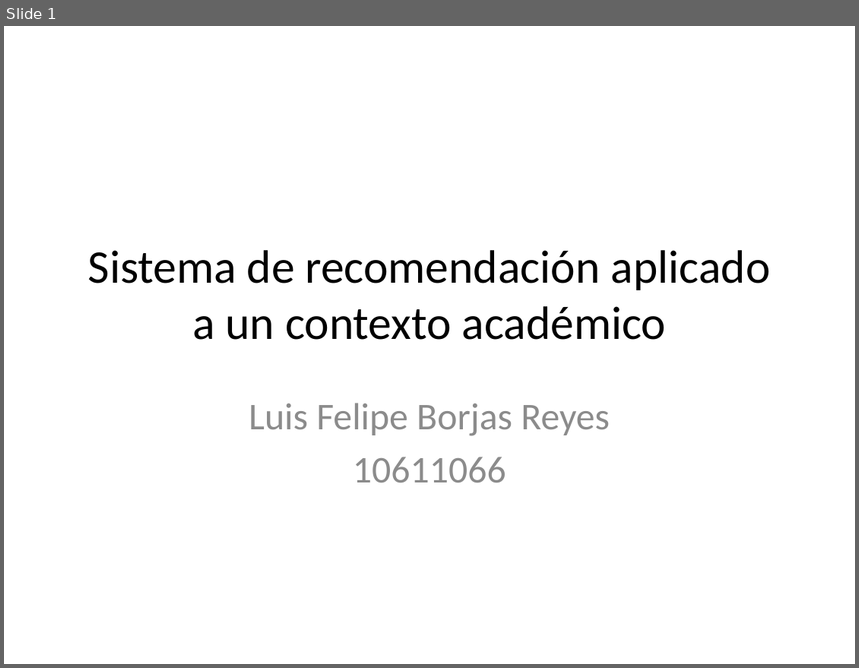
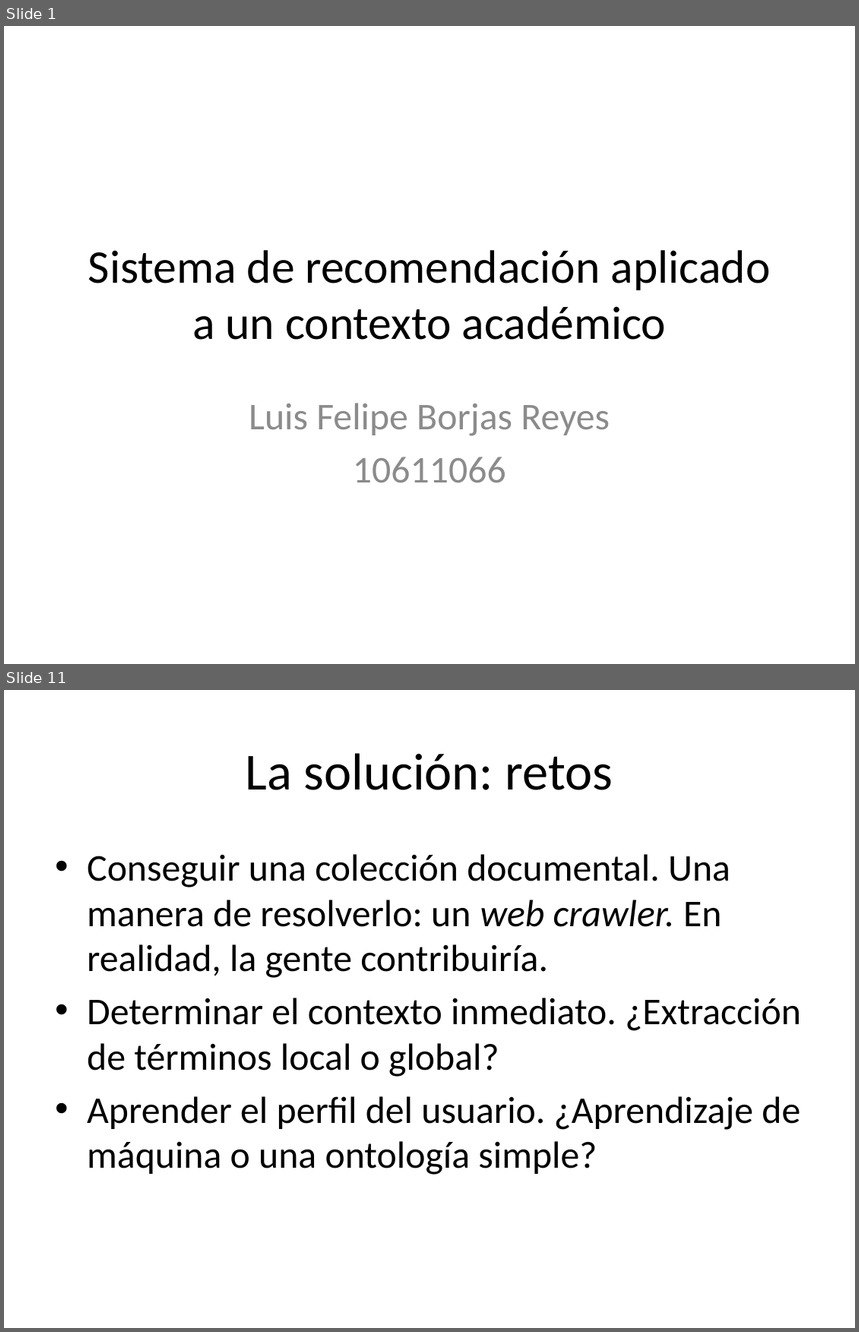
Before and after one commit to lfborjas/Lebrixen, a slide deck: Expo.pptx. Shown one above the other, each under a label of ours: slide 1 before the commit, slides 1 and 11 after it; the slides between them are not shown. The pictures are 859x668 and 859x1332 pixels, drawn with LibreOffice and Linux fonts; fonts in the diff are those of the drawing. Boxes give left, top, right and bottom in pixels: in the first picture for what was removed or moved away, otherwise in the second. Text is boxed around its words. In the diff, an @@ line names an element or a change of style, - is before the commit and + after.

```diff
--- a/Expo.pptx
+++ b/Expo.pptx
@@ slide 11 added at <box>4,690,855,1328</box>, background #FFFFFF @@
@@ title added at <box>246,753,614,790</box>, 44 pt, text #000000 @@
+La solución: retos
@@ text added at <box>87,854,801,1175</box>, 32 pt, text #000000 @@
+• Conseguir una colección documental. Una manera de resolverlo: un web crawler. En realidad, la gente contribuiría.
+• Determinar el contexto inmediato. ¿Extracción de términos local o global?
+• Aprender el perfil del usuario. ¿Aprendizaje de máquina o una ontología simple?
```
Also in this commit, not shown: 5 slides changed, 10 other slides added, 2 slides removed.
